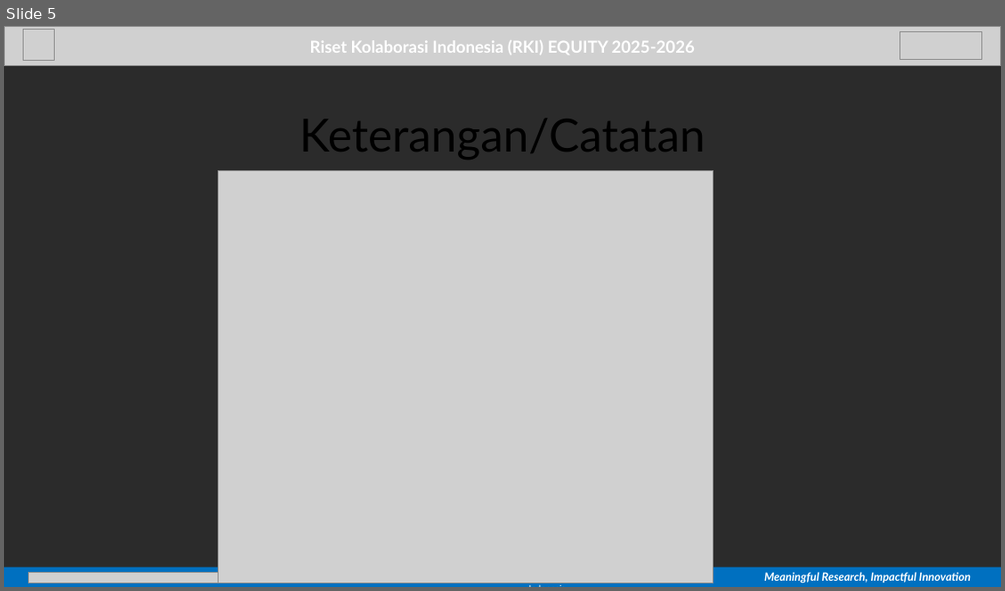
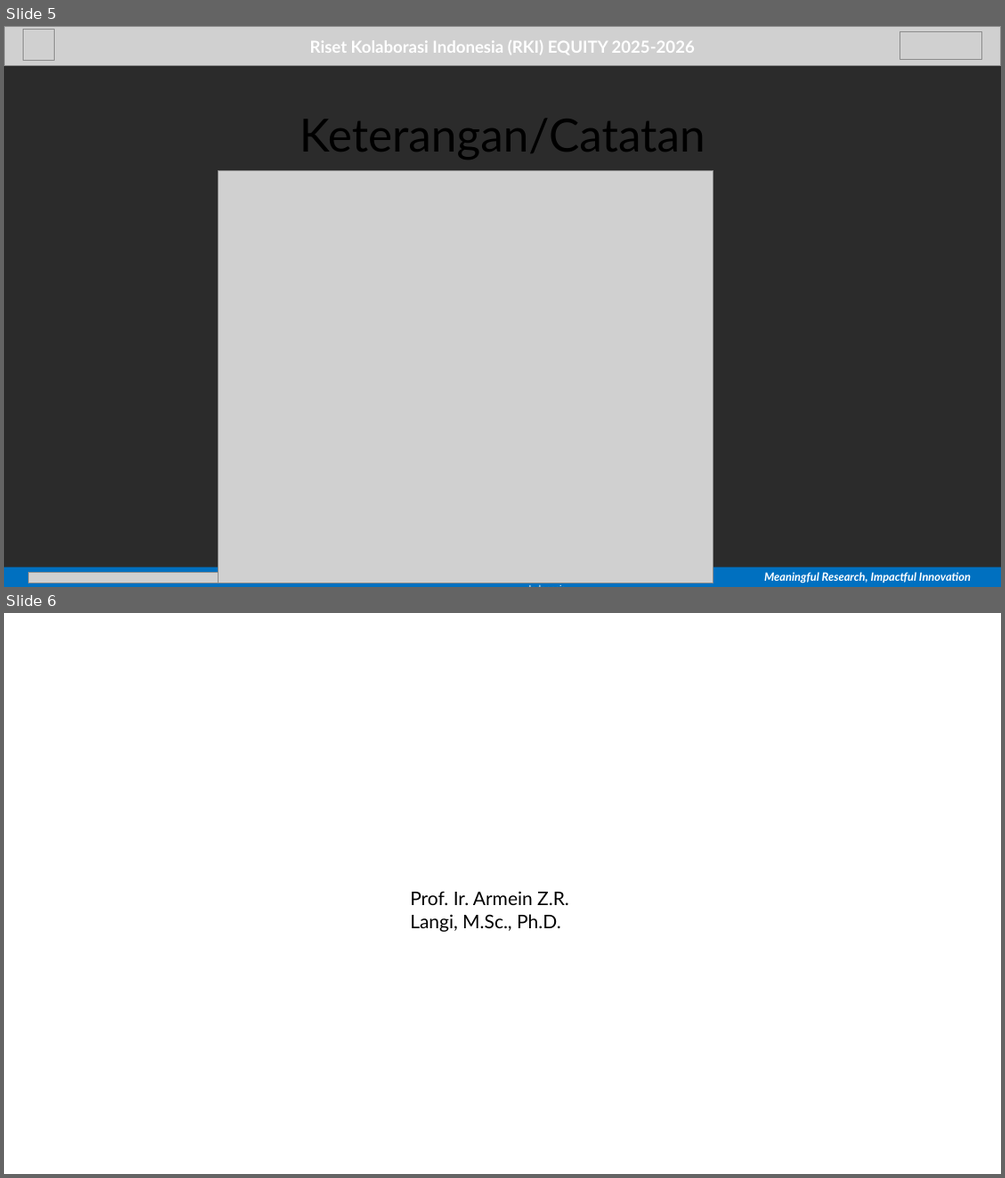
Before and after one commit to azral1962/Notes, a slide deck: tocomplete/RKI/Equity2025-2026/Progress Kegiatan RKI EQUITY 2025-2026_Armein_Z_R_Langi.pptx. Shown one above the other, each under a label of ours: slide 5 before the commit, slides 5 and 6 after it. The pictures are 1005x591 and 1005x1178 pixels, drawn with LibreOffice and Linux fonts; fonts in the diff are those of the drawing; grey boxes stand for pictures; background and template pictures are left out; a plain dark background stands for a picture behind light text. Boxes give left, top, right and bottom in pixels: in the first picture for what was removed or moved away, otherwise in the second. Text is boxed around its words. In the diff, an @@ line names an element or a change of style, - is before the commit and + after.

```diff
--- a/tocomplete/RKI/Equity2025-2026/Progress Kegiatan RKI EQUITY 2025-2026_Armein_Z_R_Langi.pptx
+++ b/tocomplete/RKI/Equity2025-2026/Progress Kegiatan RKI EQUITY 2025-2026_Armein_Z_R_Langi.pptx
@@ slide 6 added at (4, 613, 1001, 1174), background picture (left out) @@
@@ text added at (410, 891, 569, 932), 18 pt, text #000000 @@
+Prof. Ir. Armein Z.R. Langi, M.Sc., Ph.D.
```
Also in this commit, not shown: 6 other files.
